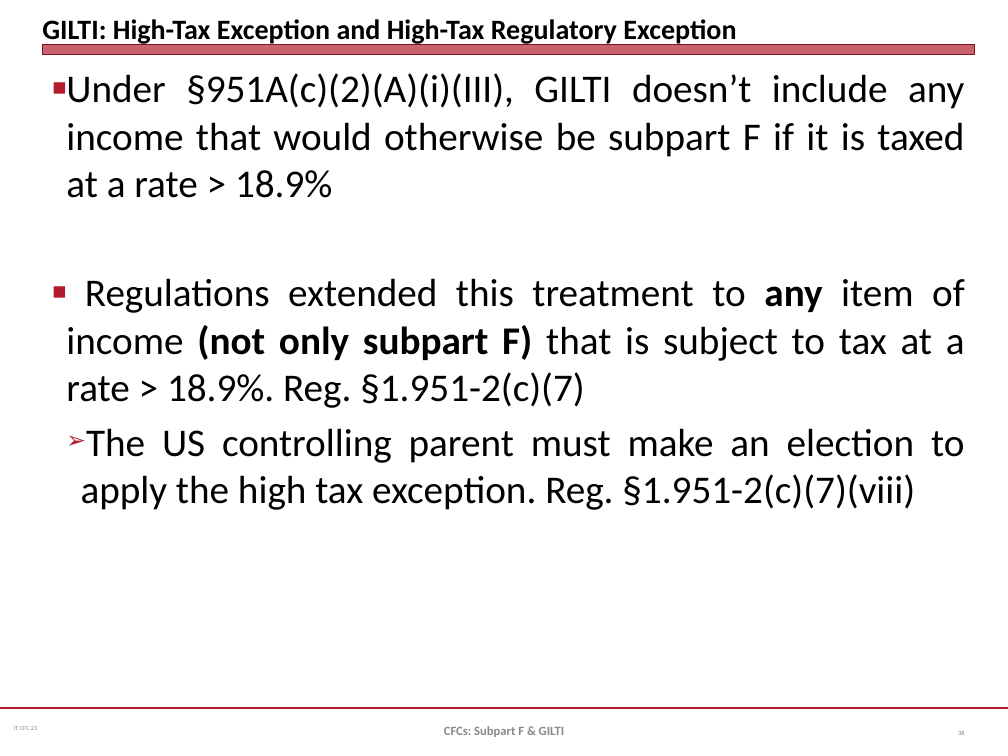
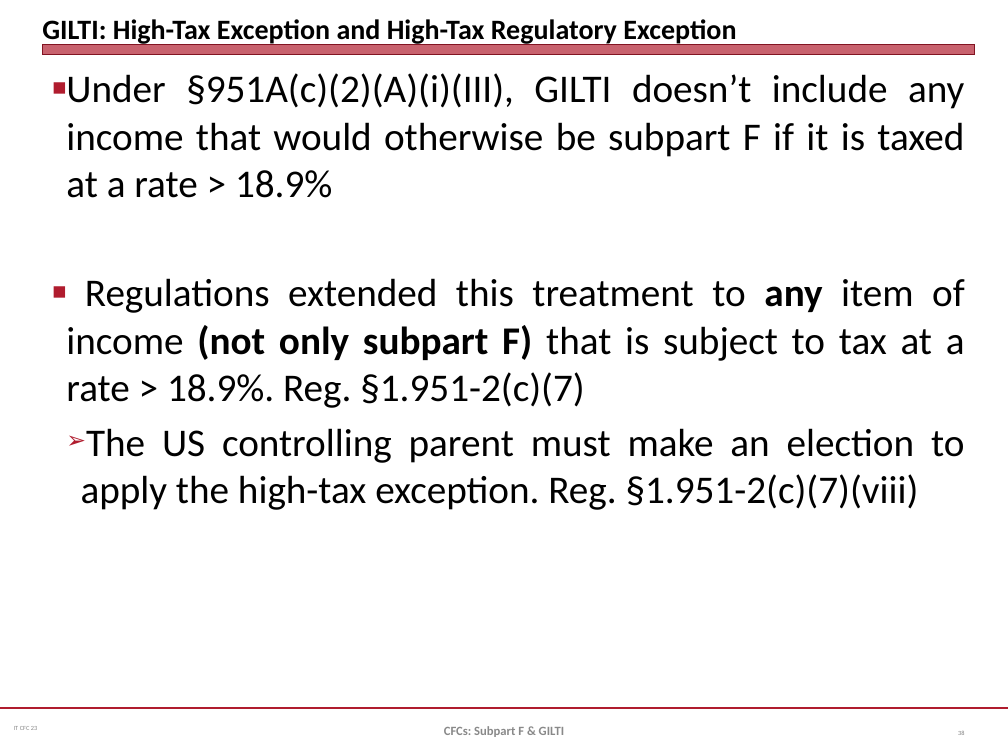
Before and after one commit to jmc877/International-Tax, a slide deck: slide 38 of slides/IT_CFC_23.pptx. Drawn at 1008x756 pixels with LibreOffice and Linux fonts; fonts in the diff are those of the drawing. Boxes give left, top, right and bottom in pixels: in the first picture for what was removed or moved away, otherwise in the second. Text is boxed around its words. In the diff, an @@ line names an element or a change of style, - is before the commit and + after.

```diff
--- a/slides/IT_CFC_23.pptx
+++ b/slides/IT_CFC_23.pptx
@@ text at [81,428,964,510]: text changed @@
-  ➢ The US controlling parent must make an election to apply the high tax exception. Reg. §1.951-2(c)(7)(viii)
+  ➢ The US controlling parent must make an election to apply the high-tax exception. Reg. §1.951-2(c)(7)(viii)
```
Also in this commit, not shown: 13 other slides changed, 4 other files.
